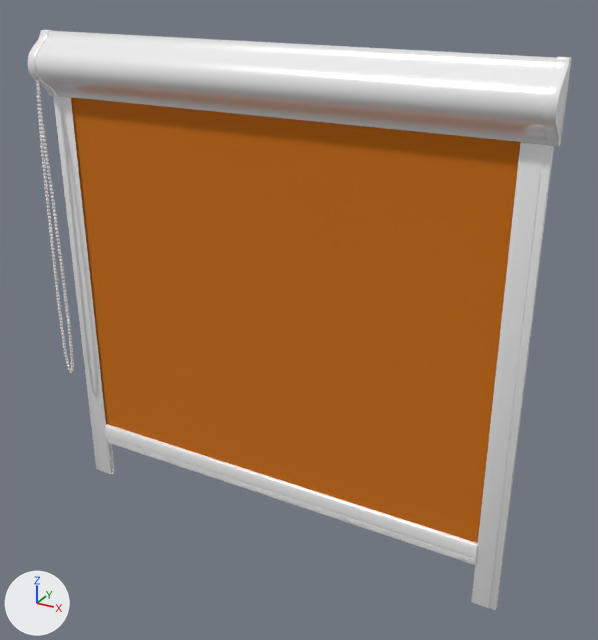
The glTF model models/products/Glasleistenrollo.glb: old version first, new version second.
Rendered twice from a 50 mm camera at (0.954, -1.582, 0.792) aimed at (0.074, 0.018, -0.008). The axes (+X, +Y, +Z) are drawn at lower left. The lights are the same throughout. Where no turn or scale is listed for an object, it has been applied to the vertices. Vertices at the same position are counted once.
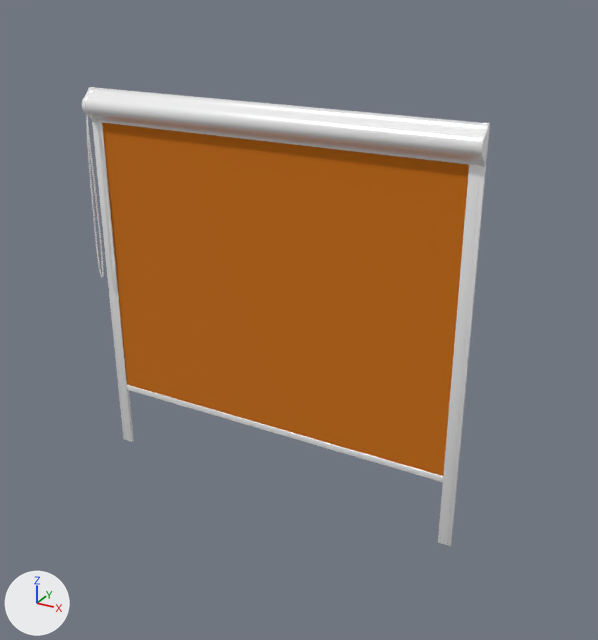
Where the newer file only moved an object's origin or applied its transform, the numbers keep the older frame.

Boxes [x1, y1, x2, y2] around the edits, measured in the pictures (598 x 640 px):
'Stoff.001', reshaped (19% narrower, 21% shorter)
    before: [71, 97, 527, 543]
    after: [102, 123, 469, 476]
'Kassette_1', mesh rescaled (24% narrower, 30% shorter)
    before: [35, 31, 557, 144]
    after: [86, 87, 482, 166]
'Cube.004', mesh rescaled (42% narrower, 19% shorter)
    before: [471, 142, 554, 610]
    after: [438, 165, 486, 546]
'Cube.001', mesh rescaled (32% narrower, 15% shorter)
    before: [53, 96, 115, 474]
    after: [92, 122, 134, 442]
'Cube.002', reshaped, moved, rescaled (not visible afterwards)
    before: [106, 425, 476, 564]
'Kassette_1.002', moved, rescaled (50% narrower, 49% shorter)
    before: [543, 57, 572, 147]
    after: [476, 122, 490, 167]
'Sphere', moved, rescaled (51% narrower, 44% shorter)
    before: [36, 77, 74, 373]
    after: [86, 112, 104, 278]
'Cube.007', added
    after: [127, 385, 443, 482]
'Kassette_1.003', moved, rescaled (48% narrower, 47% shorter)
    before: [28, 30, 56, 97]
    after: [82, 87, 96, 122]
'Cube.003', moved, rescaled (not visible afterwards)
    before: [473, 543, 478, 565]

The change, as a diff of the scene's bpy script:
```diff
--- a/models/products/Glasleistenrollo.glb.py
+++ b/models/products/Glasleistenrollo.glb.py
@@ me_cube_001 @@
 # used by ob_cube_002; location = (0.435, 0.0, -0.5); scale = (0.0298, 0.0298, 0.0298)
-me_cube_001.from_pydata(...)  # 748 vertices, 1360 faces; spans x -33.4..4.2, y -0.4..0.4, z -1.0..1.0
-me_cube_001.materials.append(mat_schiene)  # white #ffffff
+me_cube_001.from_pydata(...)  # 250 vertices, 496 faces; spans x -1.0..1.0, y -1.1..1.1, z -1.0..1.0
+# me_cube_001 part 5: 748 vertices removed from x -33.4..4.2, y -0.4..0.4, z -1.0..1.0; 250 vertices added at x -1.0..1.0, y -1.1..1.1, z -1.0..1.0
+me_cube_001.materials.append(mat_schiene_001)  # white #ffffff
@@ me_cube_005 @@
 me_cube_005.from_pydata(...)  # 360 vertices, 716 faces; spans x -0.038..0.022, y -0.008..0.008, z -0.125..0.988
+# me_cube_005 part 1: the whole mesh is scaled about its middle by (0.53, 0.53, 0.824), then moved by (0.108, -0.004, 0.045)
 me_cube_005.materials.append(mat_schiene)
@@ me_nurbspath_003 @@
 me_nurbspath_003.from_pydata(...)  # 148 vertices, 292 faces; spans x -0.621..0.621, y -0.057..0.01, z -0.077..0.077
+# me_nurbspath_003 part 2: the whole mesh is scaled about its middle by (0.791, 0.53, 0.53), then moved by (0.006, 0.009, -0.09)
 me_nurbspath_003.materials.append(mat_schiene)
@@ me_plane_003 @@
 me_plane_003.from_pydata(...)  # 4 vertices, 2 faces; spans x -0.585..0.585, y 0.0, z -0.492..0.492
-me_plane_003.vertices[0].co = (0.585, 0.0, -0.492)
-me_plane_003.vertices[1].co = (-0.585, 0.0, -0.492)  # pixel (101, 429)
-me_plane_003.vertices[2].co = (0.585, 0.0, 0.492)
-me_plane_003.vertices[3].co = (-0.585, 0.0, 0.492)
+# me_plane_003 part 3
+me_plane_003.vertices[0].co = (0.469, -0.003, -0.315)  # pixel (444, 479)
+me_plane_003.vertices[1].co = (-0.468, -0.003, -0.315)  # pixel (127, 386)
+me_plane_003.vertices[2].co = (0.469, -0.003, 0.432)
+me_plane_003.vertices[3].co = (-0.468, -0.003, 0.432)
 me_plane_003.materials.append(mat_stoff_01)
@@ me_cube_008 @@
 me_cube_008.from_pydata(...)  # 360 vertices, 716 faces; spans x -1.2..0.7, y -0.3..0.3, z -3.7..28.8
 # used by ob_cube_004; location = (0.585, 0.003, -0.518); rotation_euler = (3.142, 0.0, 0.0), in degrees (180, 0, 0); scale = (-0.0307, -0.0307, -0.0343)
+# me_cube_008 part 4: the whole mesh is scaled about its middle by (0.53, 0.53, 0.824), then moved by (3.6, -0.1, 1.3)
 me_cube_008.materials.append(mat_schiene)
@@ ob_cube_002 @@
 ob_cube_002 = bpy.data.objects.new('Cube.002', me_cube_001)
-ob_cube_002.location = (0.435, 0.0, -0.5)
-ob_cube_002.scale = (0.0298, 0.0298, 0.0298)
+ob_cube_002.location = (-0.467, -0.001, -0.321)
+ob_cube_002.scale = (0.000689, 0.00326, 0.00864)
@@ ob_kassette_1_002 @@
 ob_kassette_1_002 = bpy.data.objects.new('Kassette_1.002', me_nurbspath_004)
-ob_kassette_1_002.location = (0.623, -0.002, 0.548)
+ob_kassette_1_002.location = (0.493, -0.004, 0.458)
 ob_kassette_1_002.rotation_euler = (0.0, -1.571, 0.0)  # degrees (0, -90, 0)
-ob_kassette_1_002.scale = (0.0379, 0.0379, 0.0379)
+ob_kassette_1_002.scale = (0.0201, 0.0201, 0.0201)
@@ ob_kassette_1_003 @@
 ob_kassette_1_003 = bpy.data.objects.new('Kassette_1.003', me_nurbspath_005)
-ob_kassette_1_003.location = (-0.625, -0.002, 0.548)
+ob_kassette_1_003.location = (-0.493, -0.004, 0.458)
 ob_kassette_1_003.rotation_euler = (0.0, -1.571, 0.0)  # degrees (0, -90, 0)
-ob_kassette_1_003.scale = (0.0379, 0.0379, 0.0379)
+ob_kassette_1_003.scale = (0.0201, 0.0201, 0.0201)
@@ ob_cube_003 @@
 ob_cube_003 = bpy.data.objects.new('Cube.003', me_cube_007)
-ob_cube_003.location = (0.562, 0.0, -0.5)
-ob_cube_003.scale = (0.00246, 0.0116, 0.0308)
+ob_cube_003.location = (0.467, -0.001, -0.321)
+ob_cube_003.scale = (0.000689, 0.00326, 0.00864)
@@ ob_sphere @@
 ob_sphere = bpy.data.objects.new('Sphere', me_sphere_001)
-ob_sphere.location = (-0.618, -0.039, 0.342)
+ob_sphere.location = (-0.49, -0.023, 0.349)
 ob_sphere.rotation_euler = (3.142, 1.571, 0.0)  # degrees (180, 90, 0)
-ob_sphere.scale = (0.037, 0.0114, 0.0114)
+ob_sphere.scale = (0.0196, 0.00602, 0.00602)
@@ ob_cube_007 @@
+ob_cube_007 = bpy.data.objects.new('Cube.007', me_cube_003)  # 748 vertices, 1360 faces; spans x -0.898..0.035, y -0.003..0.003, z -0.008..0.008; in mat_schiene_001 (white #ffffff)
+ob_cube_007.location = (0.432, -0.001, -0.321)
```
